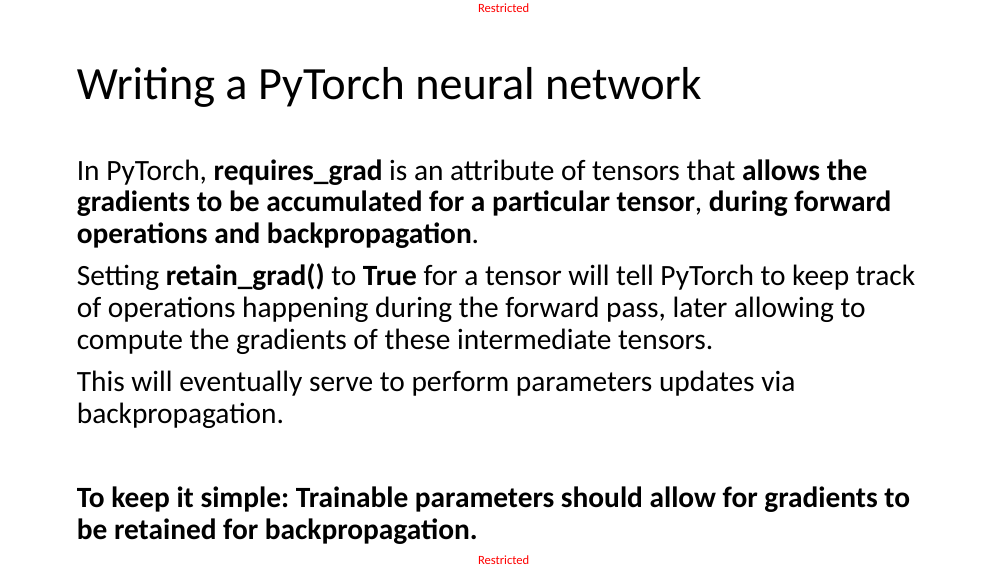
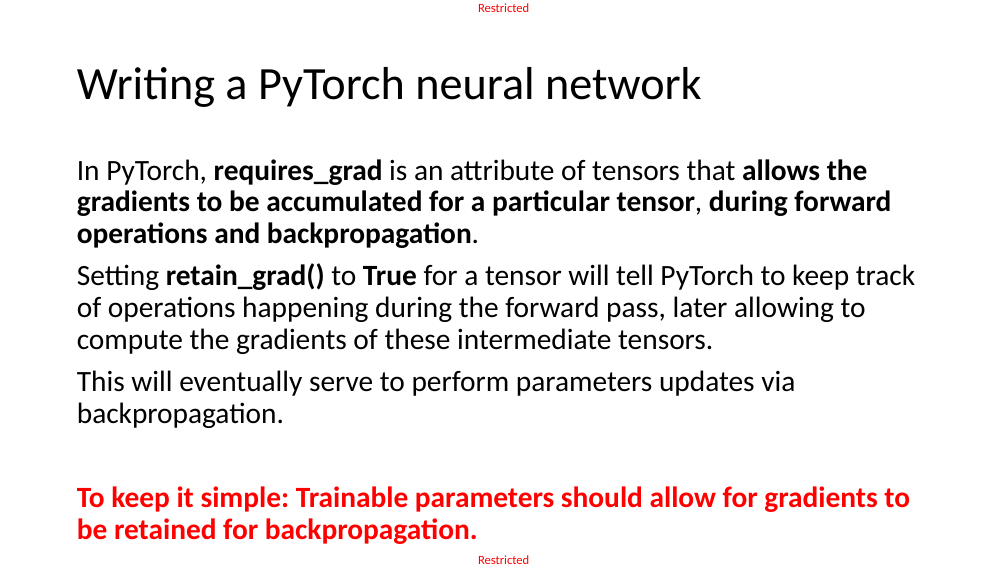
Before and after one commit to matthieudemari/SUTD_DL_50_039, a slide deck: slide 37 of W3/1. W3S1 final/W3S1.pptx. Drawn at 1008x567 pixels with LibreOffice and Linux fonts; fonts in the diff are those of the drawing. Boxes give left, top, right and bottom in pixels: in the first picture for what was removed or moved away, otherwise in the second. Text is boxed around its words. In the diff, an @@ line names an element or a change of style, - is before the commit and + after.

```diff
--- a/W3/1. W3S1 final/W3S1.pptx
+++ b/W3/1. W3S1 final/W3S1.pptx
@@ text at [77, 486, 910, 544]: text colour #000000 to #FF0000 in "To keep it simple: Trainable parameters should ..." @@
```
Also in this commit, not shown: 2 other slides changed, 8 other files.
